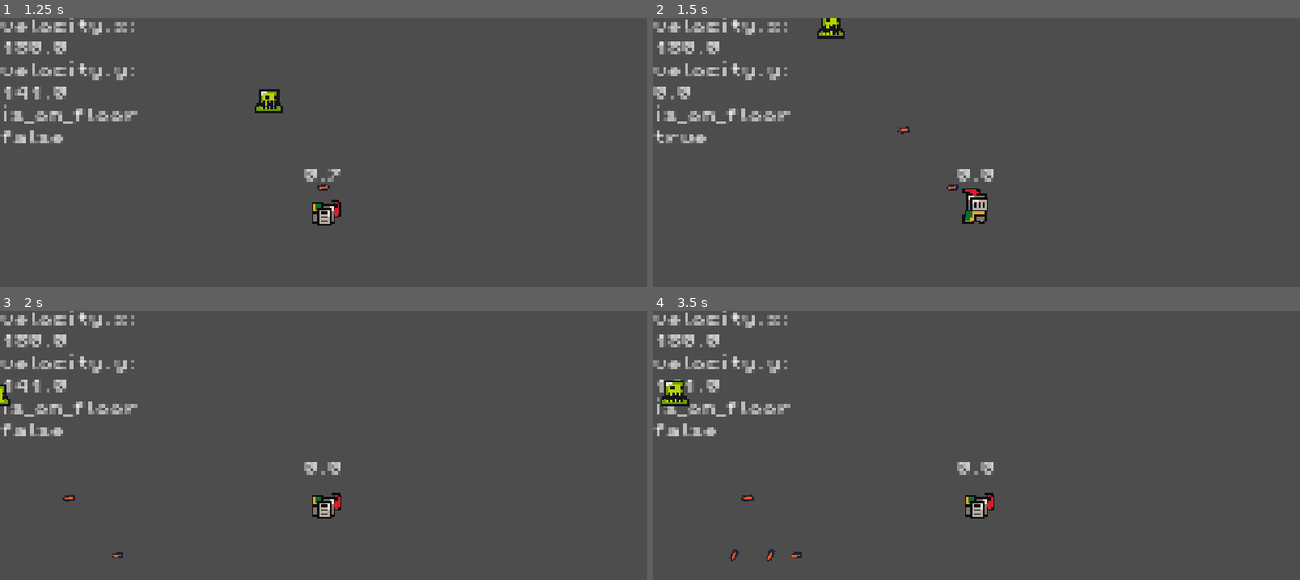
Above: before the commit, frames 1-4 (two rows, left to right).
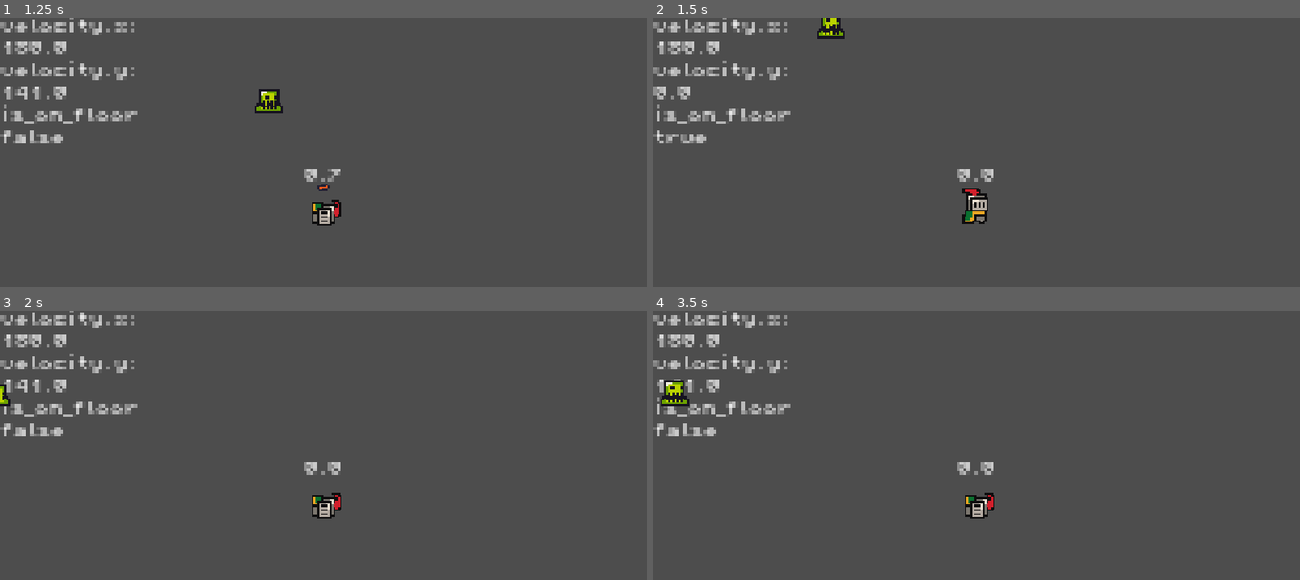
Above: after the commit, the same moments.

Repository: jsjzh/jump-game
Game: Godot game, scene res://src/sences/game.tscn
Same seed, same stepped clock (60 frames per second), same inputs: the game is played once before the commit and once after it. Sound files missing from this copy of the repository are replaced by a short silence.
Inputs (mouse positions are in pixels of both pictures, inside the frame that each line leads up to):
- Up to frame 1 (1.25 s): move the mouse to (465, 182) at 0.52 s; press the mouse at (465, 182) at 0.53 s; hold D (right) from 0.53 s (still down); tap Space (jump) at 0.77 s
- Up to frame 2 (1.5 s): keep holding D (right); move the mouse to (847, 217) at 1.27 s; release the mouse at (847, 217) at 1.28 s; click (847, 217) at 1.35 s
- Up to frame 3 (2 s): keep holding D (right); tap Space (jump) at 1.52 s
- Up to frame 4 (3.5 s): move the mouse to (1041, 413) at 2.02 s; release D (right) at 2.03 s; press the mouse at (1041, 413) at 2.03 s; hold A (left) 2.03-2.78 s; right-click (1041, 413) at 2.1 s; move the mouse to (944, 566) at 2.77 s; release the mouse at (944, 566) at 2.78 s; hold D (right) from 2.78 s (still down); click (944, 566) at 2.85 s; tap Space (jump) at 3.02 s

Frame 1 is identical in both runs. In frame 2, less than 0.1% of the frame differs, in the area x 37-48%, y 40-65%; in frame 3, less than 0.1%; in frame 4, 0.2%, in the area x 11-23%, y 68-94%.

Commit message:
fix: 修复子弹不消失问题

Diff:
--- a/src/scriprts/player.gd
+++ b/src/scriprts/player.gd
@@ -51,6 +51,8 @@
 	if event.is_action_released("attack"):
 		if attack_acc_time == attack_max_curr_time:
 			arrow.handle_shoot((get_global_mouse_position() - position).normalized())
+		else:
+			arrow.queue_free()
 		is_attack = false
 		attack_acc_time = 0.0
 
